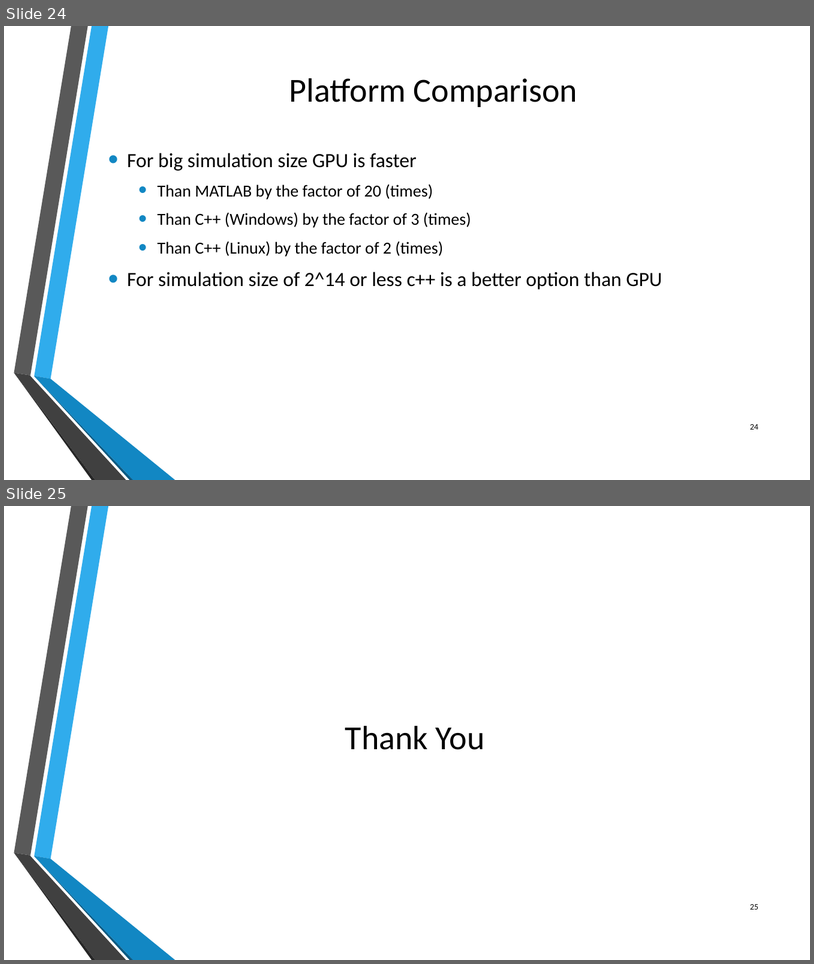
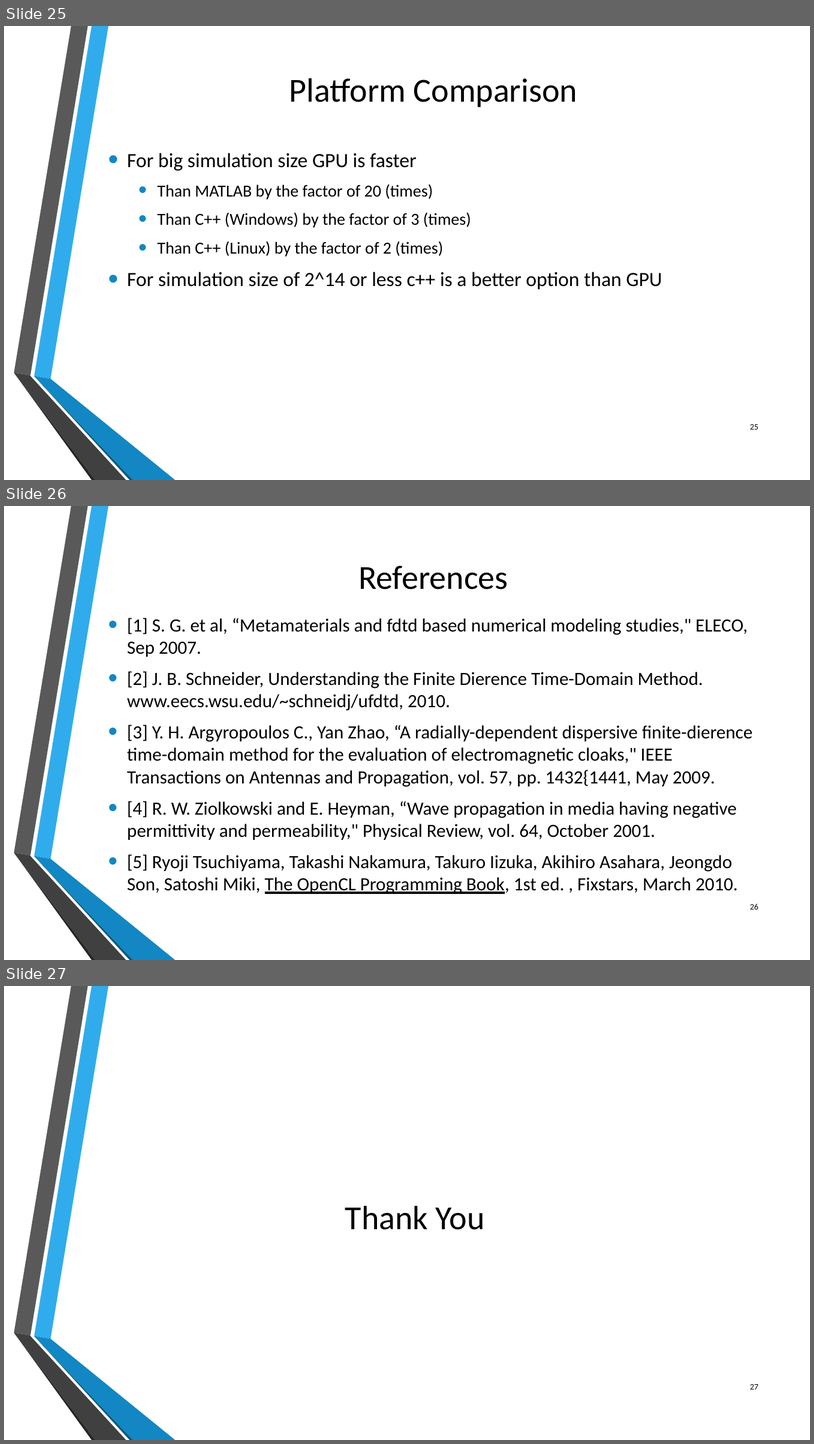
Before and after one commit to junaidnasir/gpu-em-nim, a slide deck: FYP_Defense_Presentation/FYP-2_presentation.pptx. Shown one above the other, each under a label of ours: slides 24 and 25 before the commit, slides 25, 26 and 27 after it. The pictures are 814x964 and 814x1444 pixels, drawn with LibreOffice and Linux fonts; fonts in the diff are those of the drawing; background and template pictures are left out. Boxes give left, top, right and bottom in pixels: in the first picture for what was removed or moved away, otherwise in the second. Text is boxed around its words. In the diff, an @@ line names an element or a change of style, - is before the commit and + after.

Commit message:
updated references

```diff
--- a/FYP_Defense_Presentation/FYP-2_presentation.pptx
+++ b/FYP_Defense_Presentation/FYP-2_presentation.pptx
@@ slide 26 added at [4, 506, 810, 960], background picture (left out); not listed: 6 template elements that a slide beside it also shows @@
@@ title added at [359, 565, 509, 589], 40 pt, text #000000 @@
+References
@@ text added at [127, 618, 753, 894], 22.2 pt, text #000000 @@
+• [1] S. G. et al, “Metamaterials and fdtd based numerical modeling studies," ELECO, Sep 2007.
+• [2] J. B. Schneider, Understanding the Finite Dierence Time-Domain Method. www.eecs.wsu.edu/~schneidj/ufdtd, 2010.
+• [3] Y. H. Argyropoulos C., Yan Zhao, “A radially-dependent dispersive finite-dierence time-domain method for the evaluation of electromagnetic cloaks," IEEE Transactions on Antennas and Propagation, vol. 57, pp. 1432{1441, May 2009.
+• [4] R. W. Ziolkowski and E. Heyman, “Wave propagation in media having negative permittivity and permeability," Physical Review, vol. 64, October 2001.
+• [5] Ryoji Tsuchiyama, Takashi Nakamura, Takuro Iizuka, Akihiro Asahara, Jeongdo Son, Satoshi Miki, The OpenCL Programming Book, 1st ed. , Fixstars, March 2010.
@@ page number added at [750, 903, 759, 909], 10 pt, text #000000 @@
+26
@@ what was slide 24 is now slide 25 @@
@@ page number at [750, 424, 759, 429]: text changed @@
-24
+25
@@ what was slide 25 is now slide 27 @@
@@ page number at [750, 1384, 759, 1389]: text changed @@
-25
+27
```
Also in this commit, not shown: 12 slides changed, 1 other slide added.
